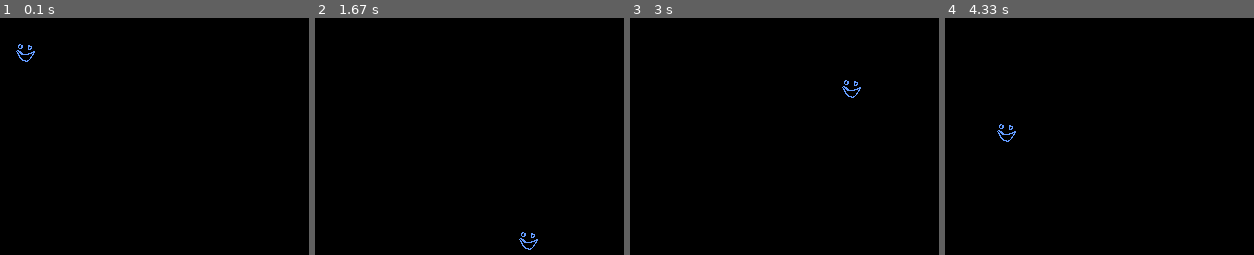
Above: before the commit, frames 1-4 (left to right).
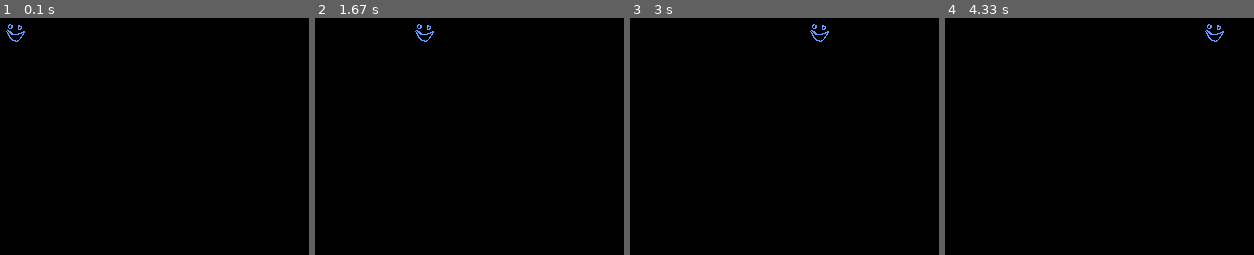
Above: after the commit, the same moments.

Repository: zha34/py_game
Game: pygame game, started from tut/tut1.py
The game is run twice, just before and just after one commit, with the same random seed, the same clock (stepped at 60 frames per second) and the same inputs.
Inputs:
- Up to frame 1 (0.1 s): no input
- Up to frame 2 (1.67 s): no input
- Up to frame 3 (3 s): no input
- Up to frame 4 (4.33 s): no input

The runs differ from the first frame. In frame 1, 0.2% of the frame differs, in the area x 1-12%, y 2-19%; in frame 2, 0.2%; in frame 3, 0.2%; in frame 4, 0.2%.

Commit message:
delete duplicated file

Diff:
--- a/tut/tut1.py
+++ b/tut/tut1.py
@@ -2,7 +2,7 @@
 pygame.init()
 
 size = width, height = 320, 240
-speed = [2, 2]
+speed = [1, 0.5]
 black = 0, 0, 0
 
 screen = pygame.display.set_mode(size)
